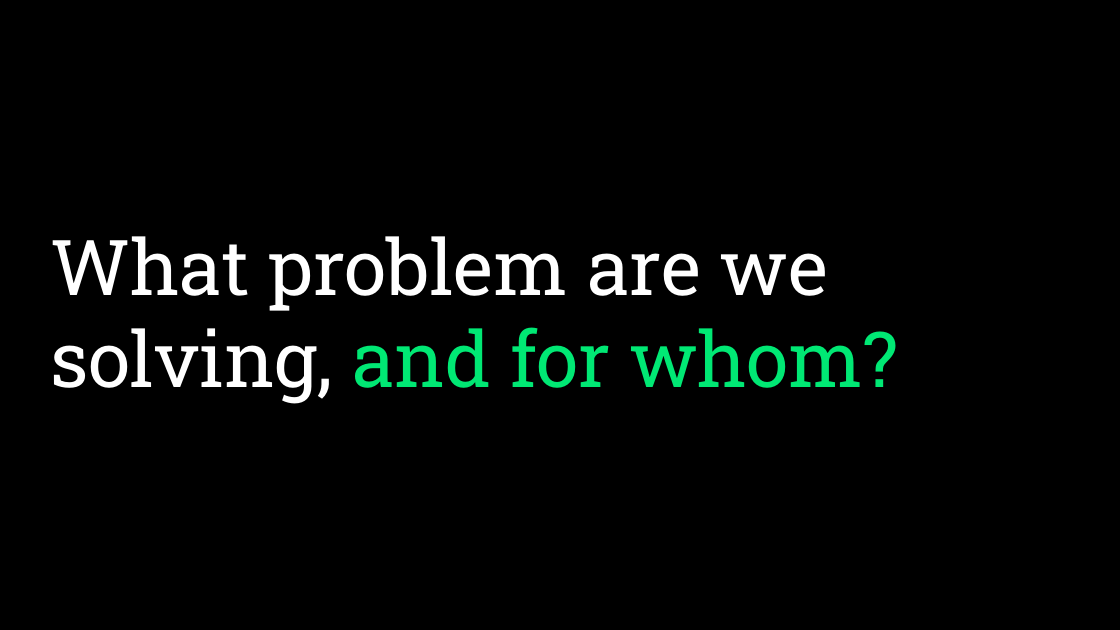
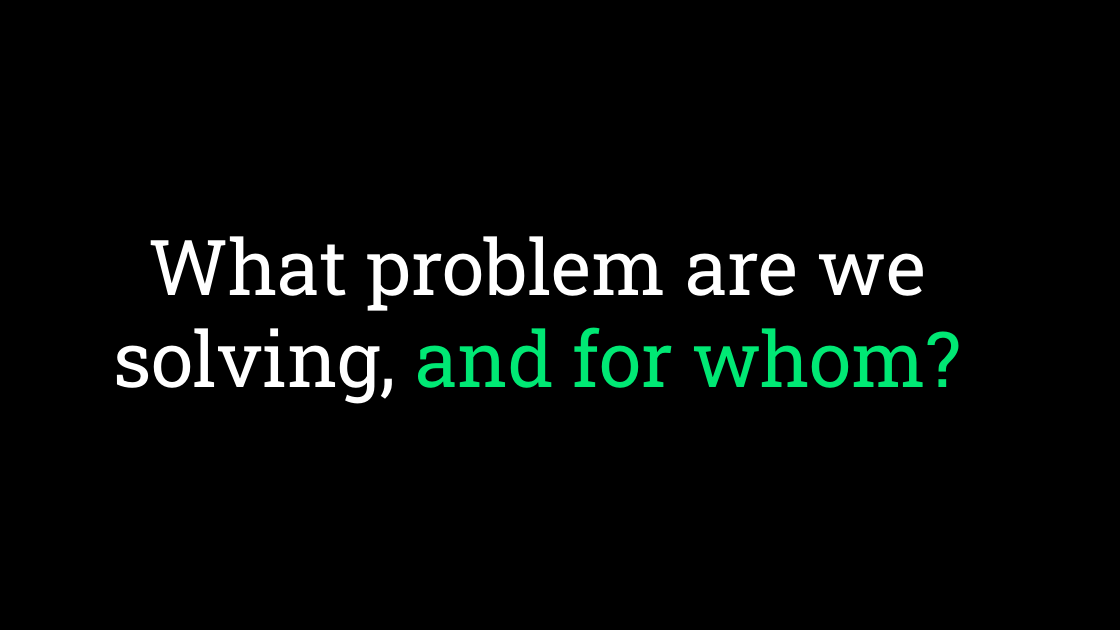
Before and after one commit to deanpeters/AI-Augmented-Product-Discovery-Lab, a slide deck: slide 5 of slides/Build-the-Right-Thing.pptx. Drawn at 1120x630 pixels with LibreOffice and Linux fonts; fonts in the diff are those of the drawing. Boxes give left, top, right and bottom in pixels: in the first picture for what was removed or moved away, otherwise in the second. Text is boxed around its words. In the diff, an @@ line names an element or a change of style, - is before the commit and + after.

```diff
--- a/slides/Build-the-Right-Thing.pptx
+++ b/slides/Build-the-Right-Thing.pptx
@@ text "What problem are we solving, ..." at [113, 236, 962, 404]: alignment left to centre @@
```
Also in this commit, not shown: 16 other slides changed, 1 slide added, 1 slide removed, 3 other files.
